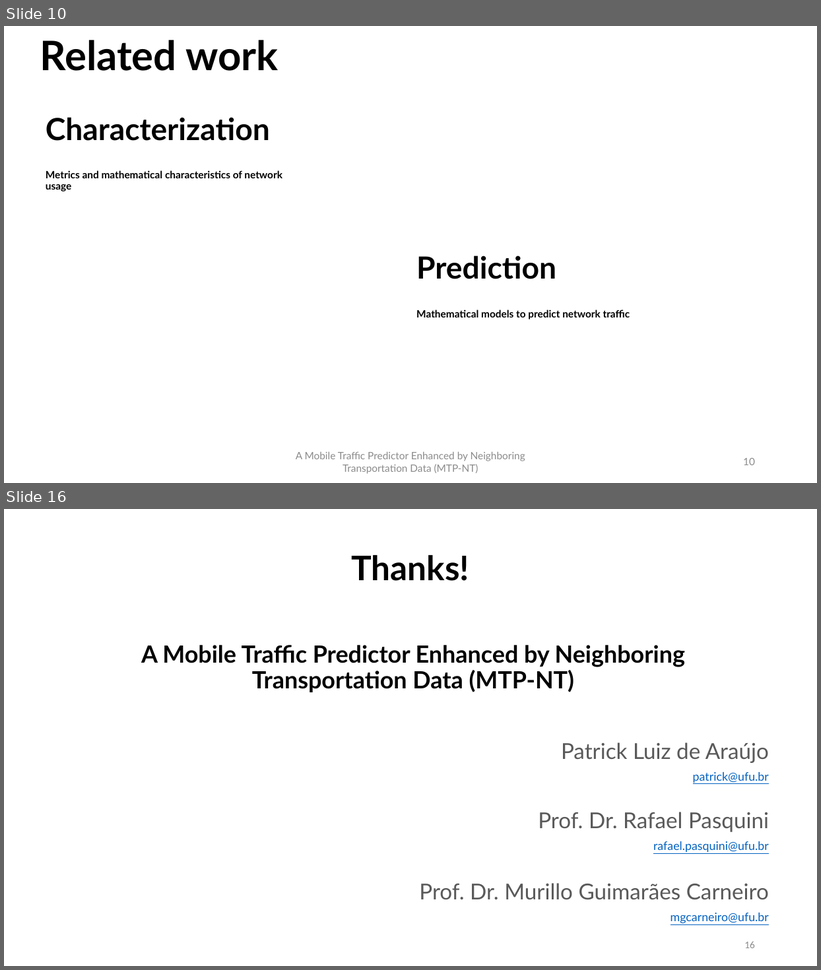
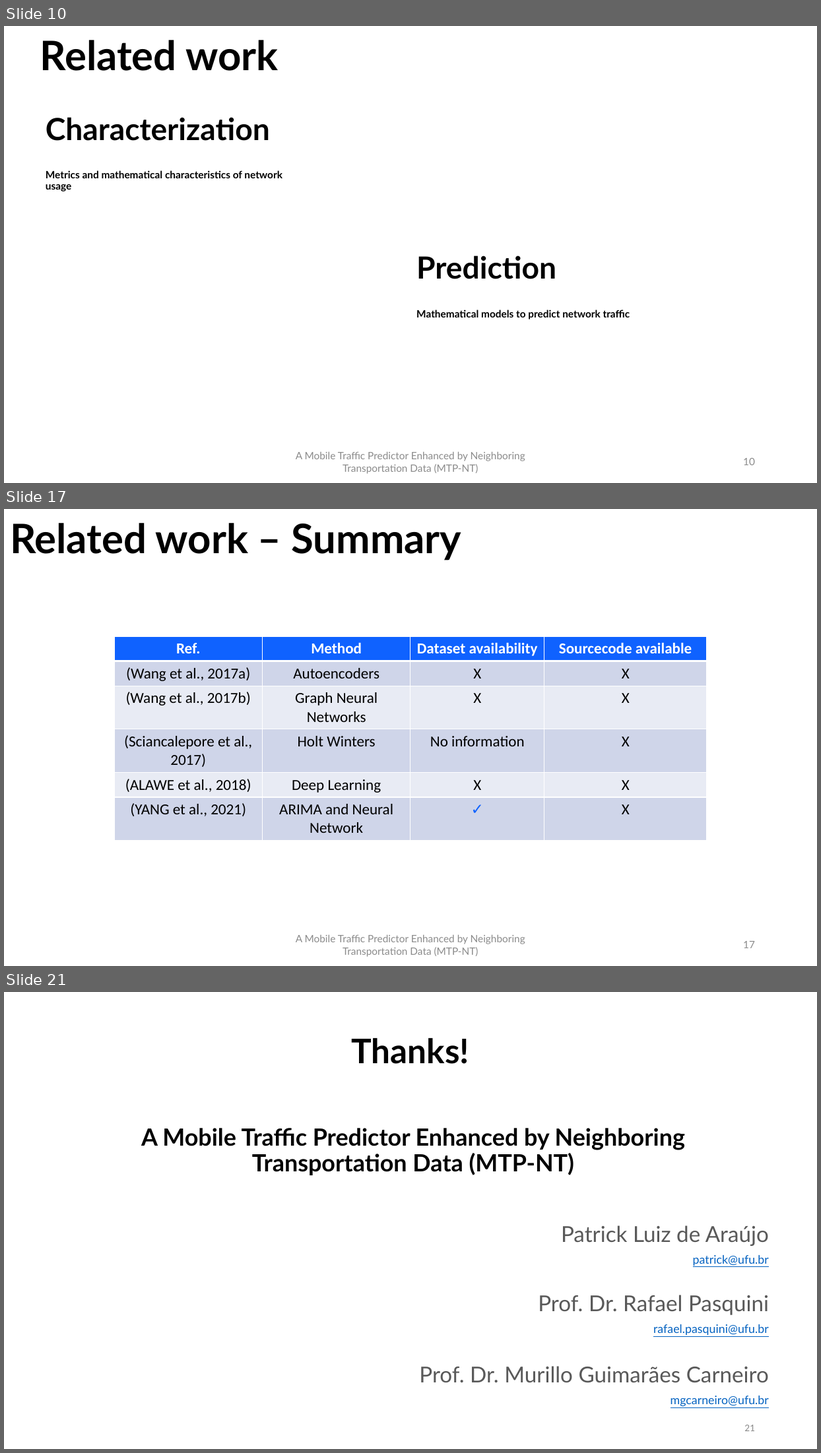
Before and after one commit to PatrickLdA/milan-telecom-analysis, a slide deck: defesa.pptx. Shown one above the other, each under a label of ours: slides 10 and 16 before the commit, slides 10, 17 and 21 after it; the slides between them are not shown. The pictures are 821x970 and 821x1453 pixels, drawn with LibreOffice and Linux fonts; fonts in the diff are those of the drawing. Boxes give left, top, right and bottom in pixels: in the first picture for what was removed or moved away, otherwise in the second. Text is boxed around its words. In the diff, an @@ line names an element or a change of style, - is before the commit and + after.

```diff
--- a/defesa.pptx
+++ b/defesa.pptx
@@ slide 17 added at box(4, 509, 817, 966), background #FFFFFF @@
@@ text added at box(10, 523, 462, 560), 48 pt, text #000000, bold @@
+Related work – Summary
@@ table added at box(114, 636, 707, 839), 6 rows, 4 columns @@
+Ref. | Method | Dataset availability | Sourcecode available
+(Wang et al., 2017a) | Autoencoders | X | X
+(Wang et al., 2017b) | Graph Neural Networks | X | X
+(Sciancalepore et al., 2017) | Holt Winters | No information | X
+(ALAWE et al., 2018) | Deep Learning | X | X
+(YANG et al., 2021) | ARIMA and Neural Network | ✓ | X
@@ text added at box(296, 935, 525, 957), 12 pt, text #8C8C8C @@
+A Mobile Traffic Predictor Enhanced by Neighboring Transportation Data (MTP-NT)
@@ page number added at box(743, 941, 755, 949), 12 pt, text #8C8C8C @@
+17
@@ what was slide 16 is now slide 21 @@
@@ page number at box(745, 1425, 755, 1432): text changed @@
-16
+21
```
Also in this commit, not shown: 8 slides changed, 4 other slides added.
